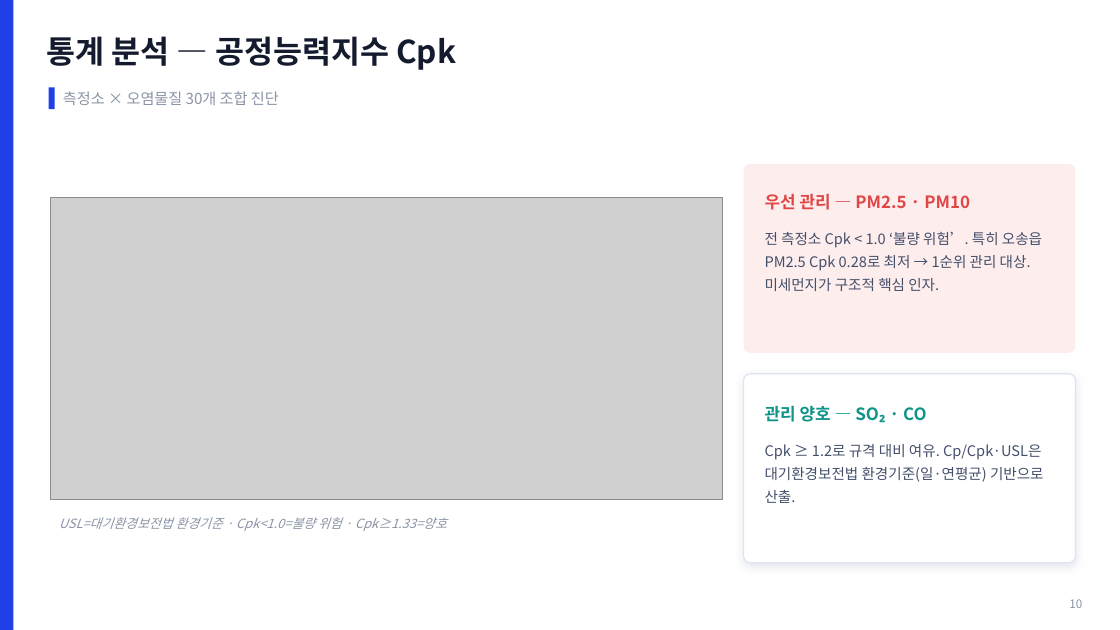
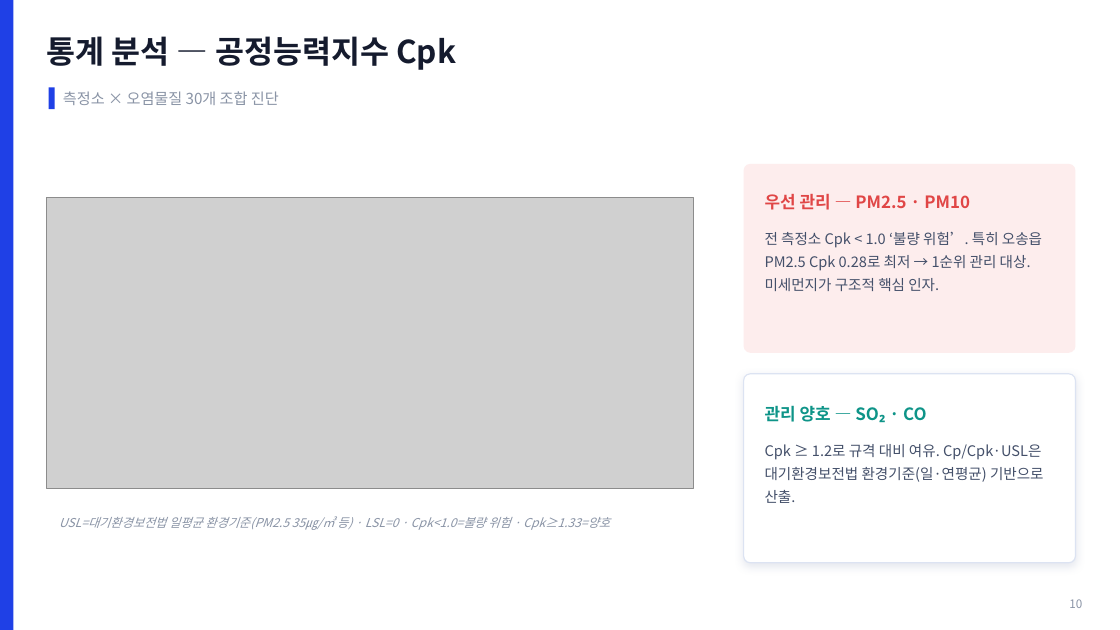
Before and after one commit to robinho0329/chungbuk-air-quality-monitor, a slide deck: slide 10 of reports/portfolio/포트폴리오_충북대기질_SPC.pptx. Drawn at 1120x630 pixels with LibreOffice and Linux fonts; fonts in the diff are those of the drawing; grey boxes stand for pictures. Boxes give left, top, right and bottom in pixels: in the first picture for what was removed or moved away, otherwise in the second. Text is boxed around its words. In the diff, an @@ line names an element or a change of style, - is before the commit and + after.

```diff
--- a/reports/portfolio/포트폴리오_충북대기질_SPC.pptx
+++ b/reports/portfolio/포트폴리오_충북대기질_SPC.pptx
@@ picture: place and size @@
-picture at [50,197,723,500]
+picture at [46,197,693,489]
@@ text at [59,517,610,530]: text changed; size 11 to 10.5 pt @@
-USL=대기환경보전법 환경기준 · Cpk<1.0=불량 위험 · Cpk≥1.33=양호
+USL=대기환경보전법 일평균 환경기준(PM2.5 35㎍/㎥ 등) · LSL=0 · Cpk<1.0=불량 위험 · Cpk≥1.33=양호
```
Also in this commit, not shown: 10 other slides changed, 1 slide added, 2 other files.
